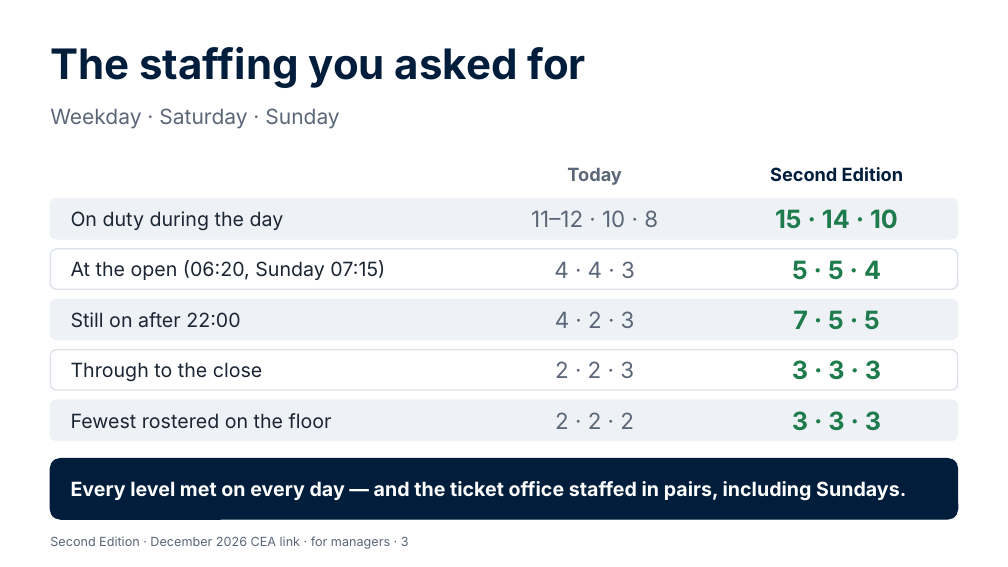
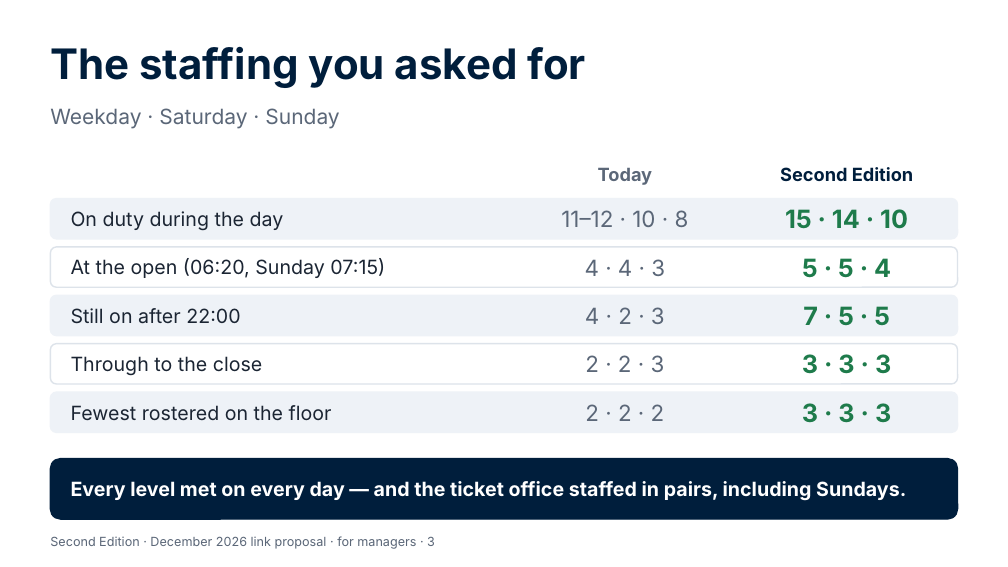
Before and after one commit to Garethdavidmiller/roster-app, a slide deck: slide 3 of docs/links-26/presentations/Second-Edition-for-managers.pptx. Drawn at 1008x567 pixels with LibreOffice and Linux fonts; fonts in the diff are those of the drawing. Boxes give left, top, right and bottom in pixels: in the first picture for what was removed or moved away, otherwise in the second. Text is boxed around its words. In the diff, an @@ line names an element or a change of style, - is before the commit and + after.

```diff
--- a/docs/links-26/presentations/Second-Edition-for-managers.pptx
+++ b/docs/links-26/presentations/Second-Edition-for-managers.pptx
@@ text "Today": place and size @@
-text "Today" at [567,167,621,185]
+text "Today" at [598,167,652,185]
@@ text "Second Edition": place and size @@
-text "Second Edition" at [770,167,903,181]
+text "Second Edition" at [780,167,913,181]
@@ text "11–12 · 10 · 8": place and size @@
-text "11–12 · 10 · 8" at [531,210,658,227]
+text "11–12 · 10 · 8" at [561,210,689,227]
@@ text "15 · 14 · 10": place and size @@
-text "15 · 14 · 10" at [775,209,898,229]
+text "15 · 14 · 10" at [785,209,908,229]
@@ text "4 · 4 · 3": place and size @@
-text "4 · 4 · 3" at [554,261,635,278]
+text "4 · 4 · 3" at [585,259,665,276]
@@ text "5 · 5 · 4": place and size @@
-text "5 · 5 · 4" at [792,260,881,280]
+text "5 · 5 · 4" at [802,258,891,278]
@@ rounded rectangle: place and size @@
-rounded rectangle at [50,299,958,340]
+rounded rectangle at [50,295,958,336]
@@ text "Still on after 22:00": place and size @@
-text "Still on after 22:00" at [71,312,240,328]
+text "Still on after 22:00" at [71,308,240,324]
@@ text "4 · 2 · 3": place and size @@
-text "4 · 2 · 3" at [555,311,635,328]
+text "4 · 2 · 3" at [585,307,665,324]
@@ text "7 · 5 · 5": place and size @@
-text "7 · 5 · 5" at [793,310,880,330]
+text "7 · 5 · 5" at [803,306,890,325]
@@ rounded rectangle: place and size @@
-rounded rectangle at [50,350,958,390]
+rounded rectangle at [50,344,958,384]
@@ text "Through to the close": place and size @@
-text "Through to the close" at [71,362,262,382]
+text "Through to the close" at [71,356,262,376]
@@ text "2 · 2 · 3": place and size @@
-text "2 · 2 · 3" at [555,361,634,378]
+text "2 · 2 · 3" at [585,355,665,372]
@@ text "3 · 3 · 3": place and size @@
-text "3 · 3 · 3" at [792,360,881,380]
+text "3 · 3 · 3" at [802,354,891,374]
@@ rounded rectangle: place and size @@
-rounded rectangle at [50,400,958,440]
+rounded rectangle at [50,392,958,432]
@@ text "Fewest rostered on the floor": place and size @@
-text "Fewest rostered on the floor" at [71,413,332,429]
+text "Fewest rostered on the floor" at [71,405,332,421]
@@ text "2 · 2 · 2": place and size @@
-text "2 · 2 · 2" at [555,412,634,429]
+text "2 · 2 · 2" at [585,404,665,421]
@@ text "3 · 3 · 3": place and size @@
-text "3 · 3 · 3" at [792,411,881,431]
+text "3 · 3 · 3" at [802,403,891,423]
@@ text at [50,536,435,549]: text changed @@
-Second Edition · December 2026 CEA link · for managers · 3
+Second Edition · December 2026 link proposal · for managers · 3
```
Also in this commit, not shown: 7 other slides changed, 17 other files.
